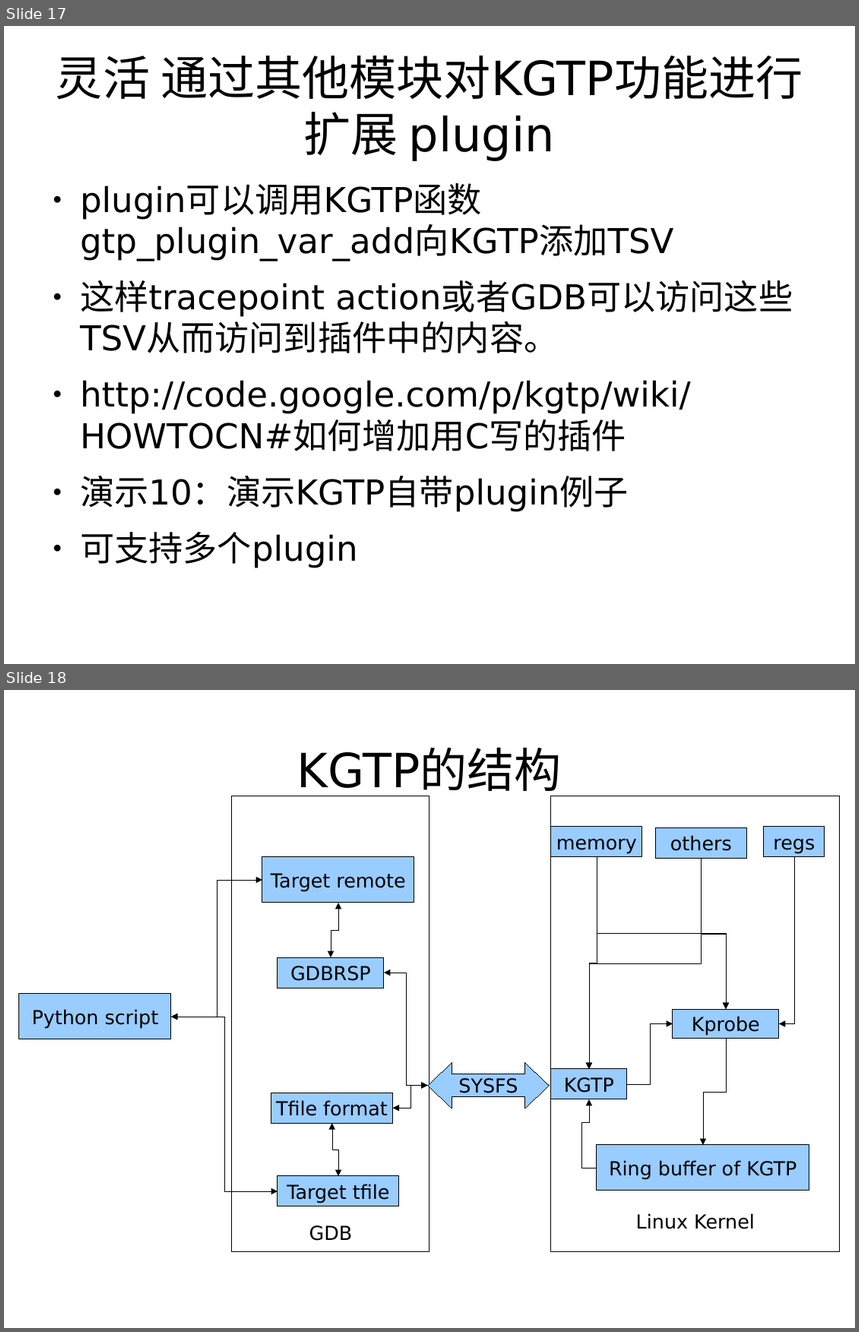
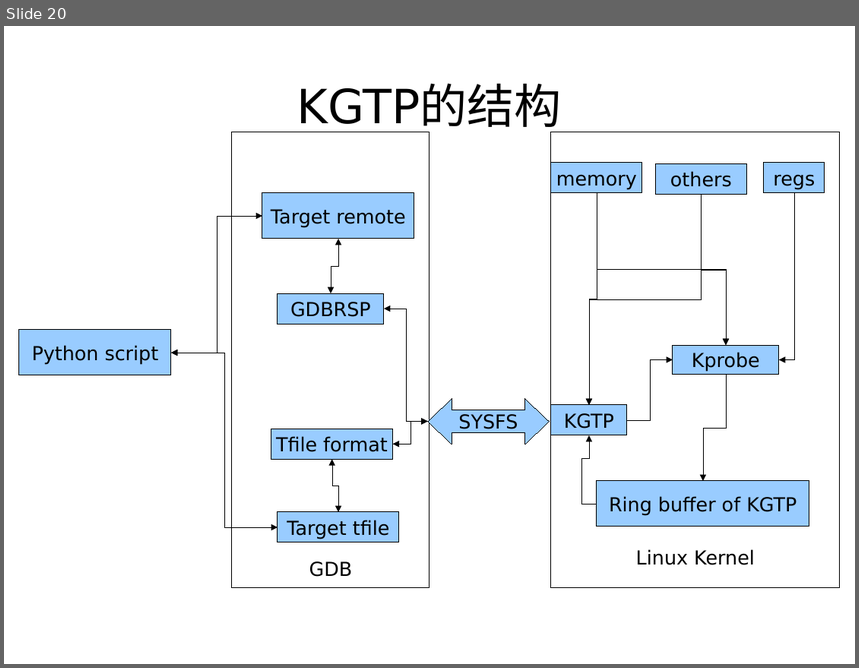
Before and after one commit to teawater/kgtp-misc, a slide deck: show/introduce/kgtpcn.odp. Shown one above the other, each under a label of ours: slides 17 and 18 before the commit, slide 20 after it. The pictures are 859x1332 and 859x668 pixels, drawn with LibreOffice and Linux fonts; fonts in the diff are those of the drawing. Boxes give left, top, right and bottom in pixels: in the first picture for what was removed or moved away, otherwise in the second. Text is boxed around its words. In the diff, an @@ line names an element or a change of style, - is before the commit and + after.

```diff
--- a/show/introduce/kgtpcn.odp
+++ b/show/introduce/kgtpcn.odp
@@ slide 17 removed at <box>4,26,855,664</box>, background #FFFFFF @@
@@ title removed at <box>56,56,804,161</box> @@
-灵活 通过其他模块对KGTP功能进行扩展 plugin
@@ text removed at <box>80,225,691,569</box> @@
-● plugin可以调用KGTP函数gtp_plugin_var_add向KGTP添加TSV
-● 这样tracepoint action或者GDB可以访问这些TSV从而访问到插件中的内容。
-● http://code.google.com/p/kgtp/wiki/HOWTOCN#如何增加用C写的插件
-● 演示10：演示KGTP自带plugin例子
-● 可支持多个plugin
@@ what was slide 18 is now slide 20 @@
```
Also in this commit, not shown: 11 slides changed, 8 slides added, 5 other slides removed, 1 other file.
